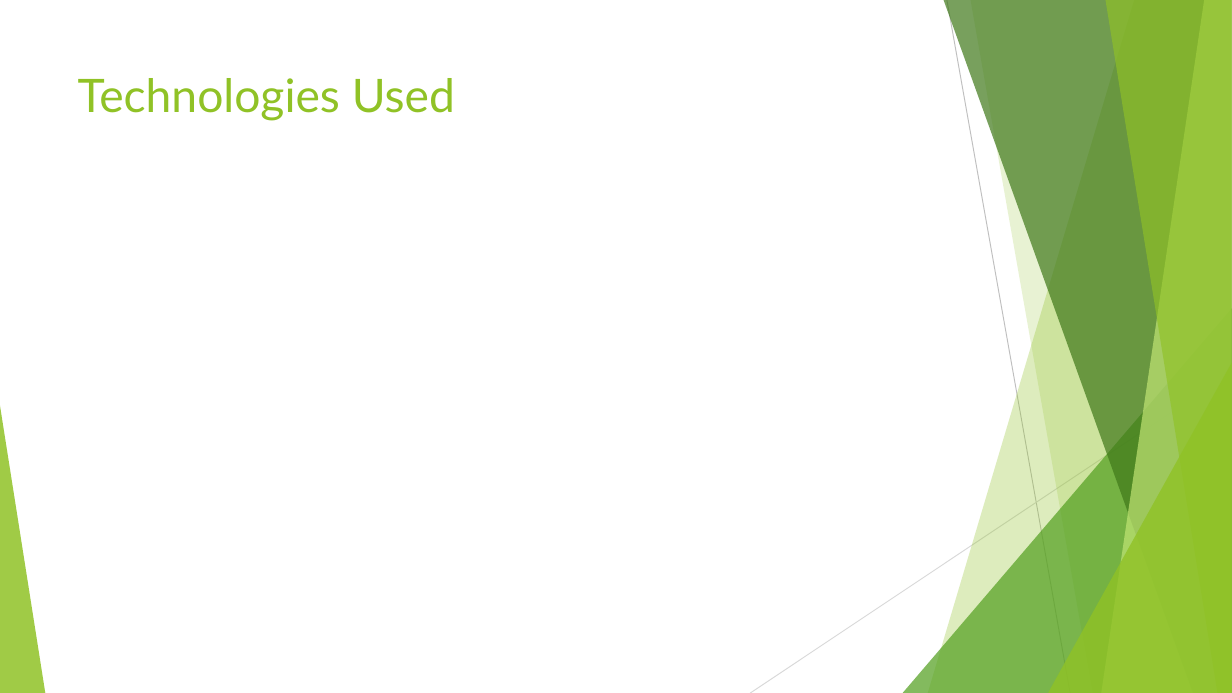
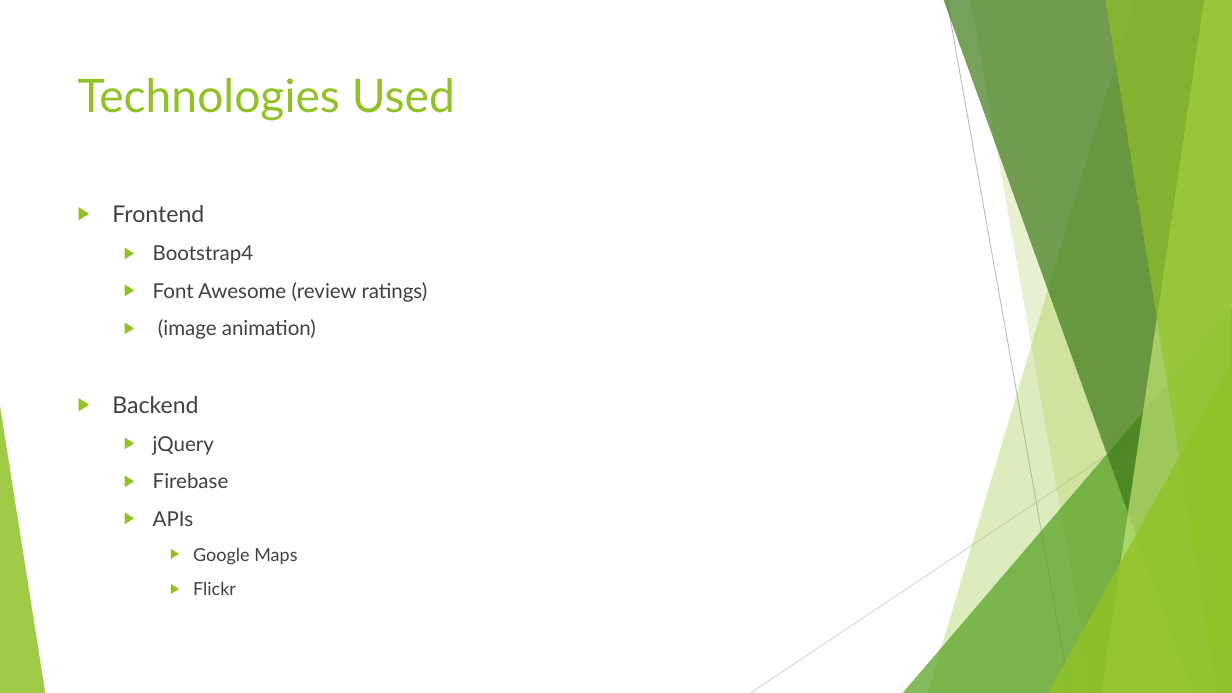
Before and after one commit to sthmpsn/ReviewMe, a slide deck: slide 4 of design/MyReviews.pptx. Drawn at 1232x693 pixels with LibreOffice and Linux fonts; fonts in the diff are those of the drawing. Boxes give left, top, right and bottom in pixels: in the first picture for what was removed or moved away, otherwise in the second. Text is boxed around its words. In the diff, an @@ line names an element or a change of style, - is before the commit and + after.

```diff
--- a/design/MyReviews.pptx
+++ b/design/MyReviews.pptx
@@ text added at <box>112,205,428,595</box>, 16 pt, text #404040 @@
+▶ Frontend
+  ▶ Bootstrap4
+  ▶ Font Awesome (review ratings)
+  ▶ (image animation)
+▶ Backend
+  ▶ jQuery
+  ▶ Firebase
+  ▶ APIs
+    ▶ Google Maps
+    ▶ Flickr
```
Also in this commit, not shown: 3 other slides changed, 1 other file.
